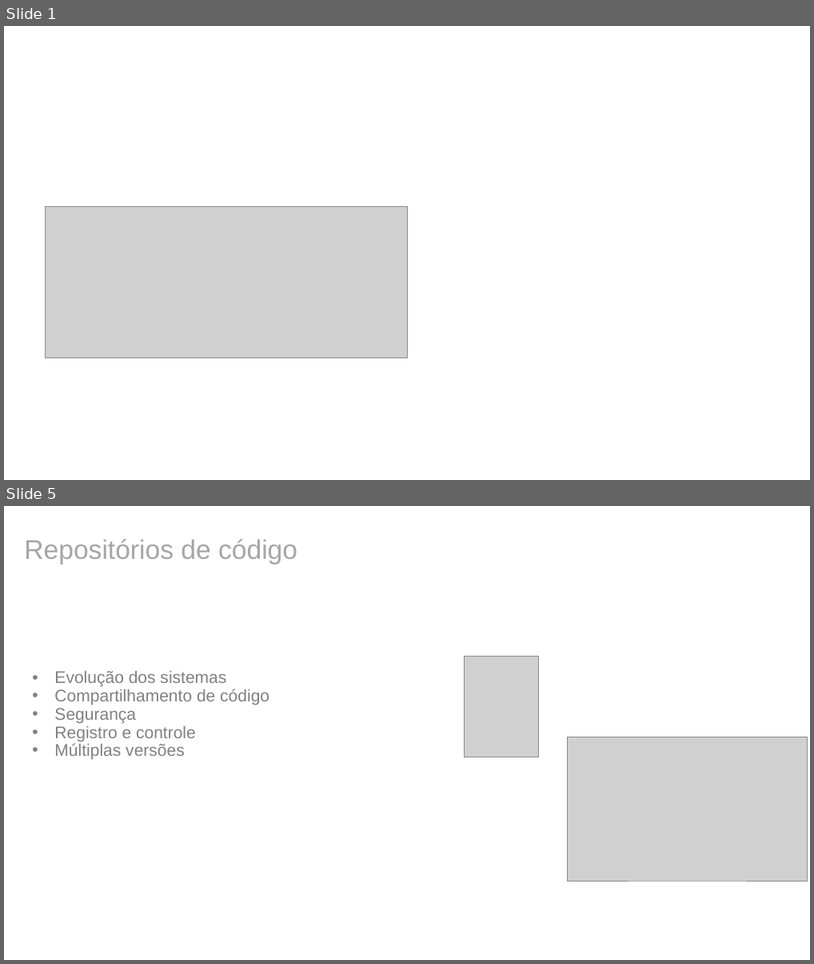
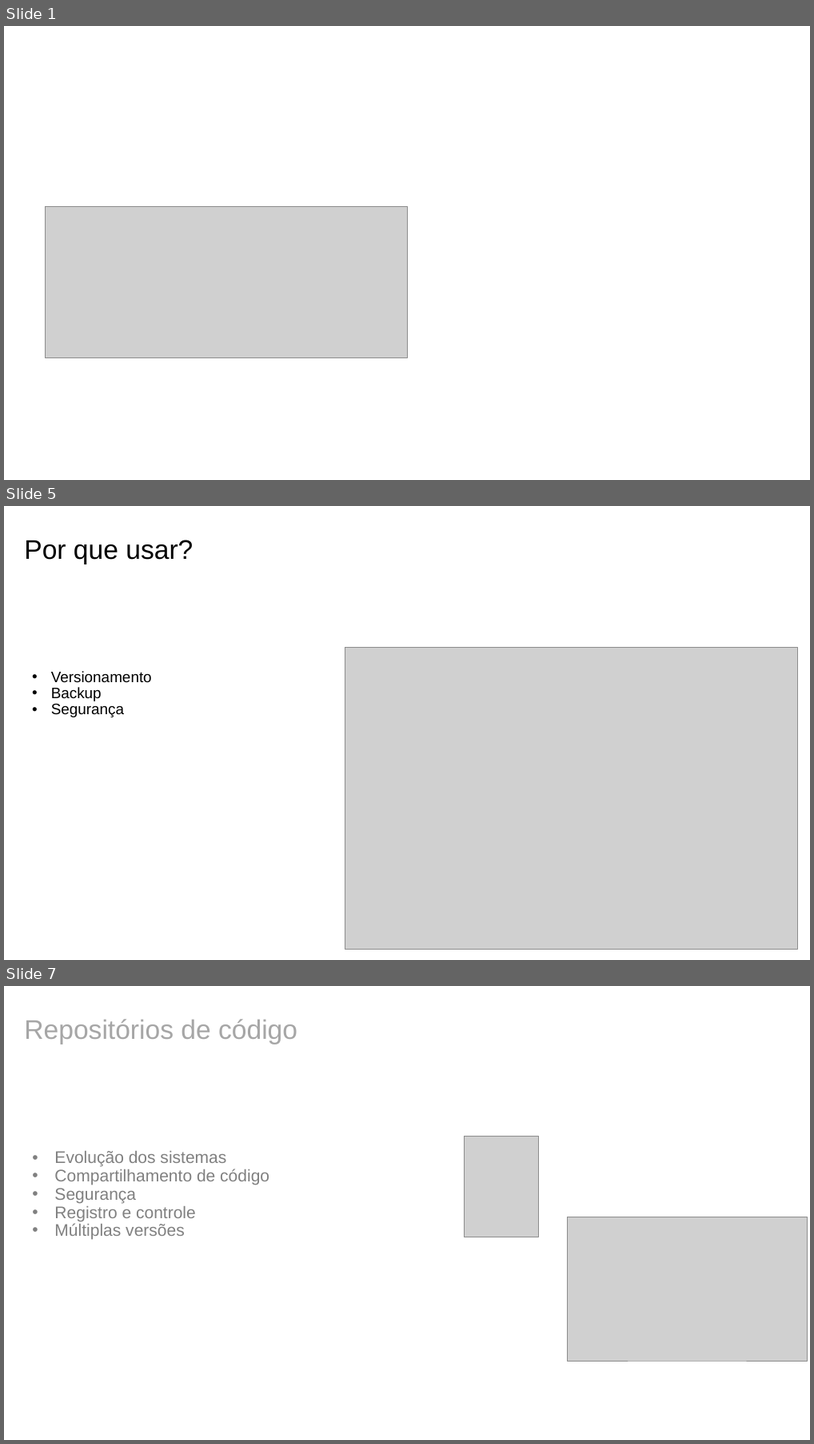
Before and after one commit to yunoguthi/testeCursoGit, a slide deck: git.pptx. Shown one above the other, each under a label of ours: slides 1 and 5 before the commit, slides 1, 5 and 7 after it; the slides between them are not shown. The pictures are 814x964 and 814x1444 pixels, drawn with LibreOffice and Linux fonts; fonts in the diff are those of the drawing; grey boxes stand for pictures; background and template pictures are left out. Boxes give left, top, right and bottom in pixels: in the first picture for what was removed or moved away, otherwise in the second. Text is boxed around its words. In the diff, an @@ line names an element or a change of style, - is before the commit and + after.

```diff
--- a/git.pptx
+++ b/git.pptx
@@ slide 5 added at <box>4,506,810,960</box>, background #FFFFFF @@
@@ text added at <box>24,540,193,564</box>, 32 pt, text #000000 @@
+Por que usar?
@@ picture added at <box>345,647,798,949</box> @@
@@ text added at <box>51,671,152,717</box>, 18 pt, text #000000 @@
+• Versionamento
+• Backup
+• Segurança
@@ what was slide 5 is now slide 7 @@
```
Also in this commit, not shown: 2 other slides added, 1 slide removed, 2 other files.
